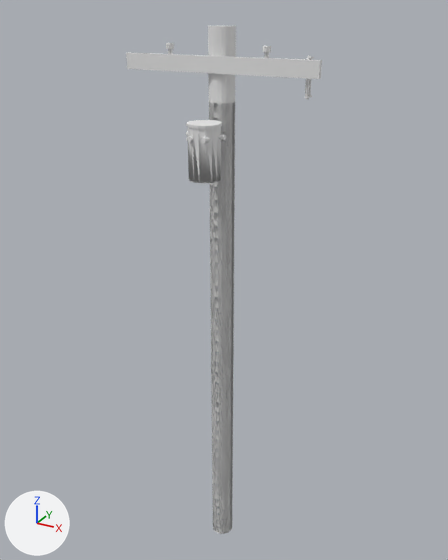
A saved change to the OBJ model src/main/resources/assets/eln/model/DistributionPole/DistributionPole.obj.
One viewpoint serves both versions: a camera (50 mm lens) standing at (4.43, -8.0, 8.73) and looking at (0.01, 0.03, 4.71). Every picture has the same lights, and +X, +Y and +Z are marked at lower left. The older version comes first. Where no turn or scale is listed for an object, it has been applied to the vertices.

The older version as bpy lines, for what is in view:
```python
ob_cross = bpy.data.objects.new('Cross', me_cross)
ob_cross.location = (0.0, 0.0, 0.0)
ob_fuse = bpy.data.objects.new('Fuse', me_fuse)
ob_fuse.location = (0.0, 0.0, 0.0)
ob_fuseholder = bpy.data.objects.new('FuseHolder', me_fuseholder)
ob_fuseholder.location = (0.0, 0.0, 0.0)
ob_insulator = bpy.data.objects.new('Insulator', me_insulator)
ob_insulator.location = (0.0, 0.0, 0.0)
ob_trans2 = bpy.data.objects.new('Trans2', me_trans2)
ob_trans2.location = (0.0, 0.0, 0.0)
ob_woodpole = bpy.data.objects.new('WoodPole', me_woodpole)
ob_woodpole.location = (0.0, 0.0, 0.0)
ob_woodpoled = bpy.data.objects.new('WoodPoleD', me_woodpoled)
ob_woodpoled.location = (0.0, 0.0, 0.0)
```
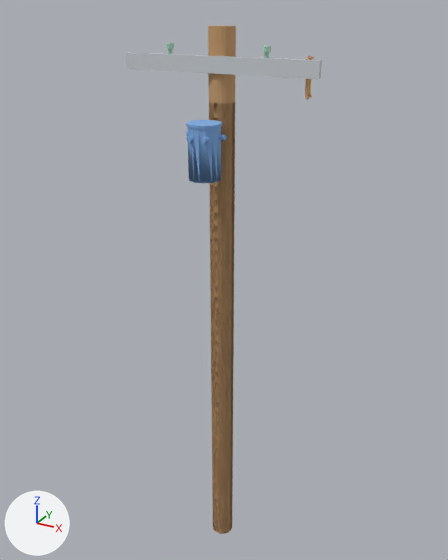
What differs and where, as boxes (x1, y1, x2, y2) in the pictures (448 x 560 px):
```json
{"object": "WoodPoleD", "change": "surface changed", "before": [208, 26, 236, 534], "after": [208, 26, 236, 534], "on screen": "white to brown"}
{"object": "Cross", "change": "surface changed", "before": [126, 52, 322, 79], "after": [126, 52, 322, 79]}
{"object": "Trans2", "change": "surface changed", "before": [186, 120, 226, 183], "after": [186, 120, 226, 183], "on screen": "white to blue"}
{"object": "WoodPole", "change": "surface changed", "before": [209, 102, 222, 172], "after": [209, 102, 222, 172], "on screen": "white to brown"}
{"object": "Insulator", "change": "surface changed", "before": [166, 43, 271, 58], "after": [166, 43, 271, 58]}
{"object": "FuseHolder", "change": "surface changed", "before": [305, 55, 314, 99], "after": [305, 55, 314, 99]}
```

Scene script edits in JSON lines:
```json
{"op": "add", "block": "img_distributionpoleuv_png", "code": ["img_distributionpoleuv_png = load_image('DistributionPoleUV.png', 'DistributionPoleUV.png', 512, 512, 'sRGB')"]}
{"op": "remove", "block": "mat_none", "code": "mat_none.base_color = (0.8, 0.8, 0.8)  # white #e7e7e7"}
{"op": "add", "block": "mat_none", "code": "mat_none.texture = img_distributionpoleuv_png"}
{"block": "me_cross", "where": "me_cross.from_pydata(...)  # 14 vertices, 24 faces; spans x -1.47..1.53, y -0.23..-0.17, z 7.9..8.12"}
{"block": "me_cross", "where": "# used by ob_cross; location = (0.0, 0.0, 0.0)"}
{"block": "me_cross", "change": "me_cross part 1: texture (UV) coordinates changed"}
{"block": "me_trans2", "where": "me_trans2.from_pydata(...)  # 310 vertices, 644 faces; spans x -0.27..0.33, y -0.82..-0.107, z 6.5..7.287"}
{"block": "me_trans2", "where": "# used by ob_trans2; location = (0.0, 0.0, 0.0)"}
{"block": "me_trans2", "change": "me_trans2 part 2: texture (UV) coordinates changed"}
{"block": "me_woodpoled", "where": "me_woodpoled.from_pydata(...)  # 200 vertices, 396 faces; spans x -0.19..0.19, y -0.19..0.19, z -0.5..8.5"}
{"block": "me_woodpoled", "where": "# used by ob_woodpoled; location = (0.0, 0.0, 0.0)"}
{"block": "me_woodpoled", "change": "me_woodpoled part 3: texture (UV) coordinates changed"}
```
